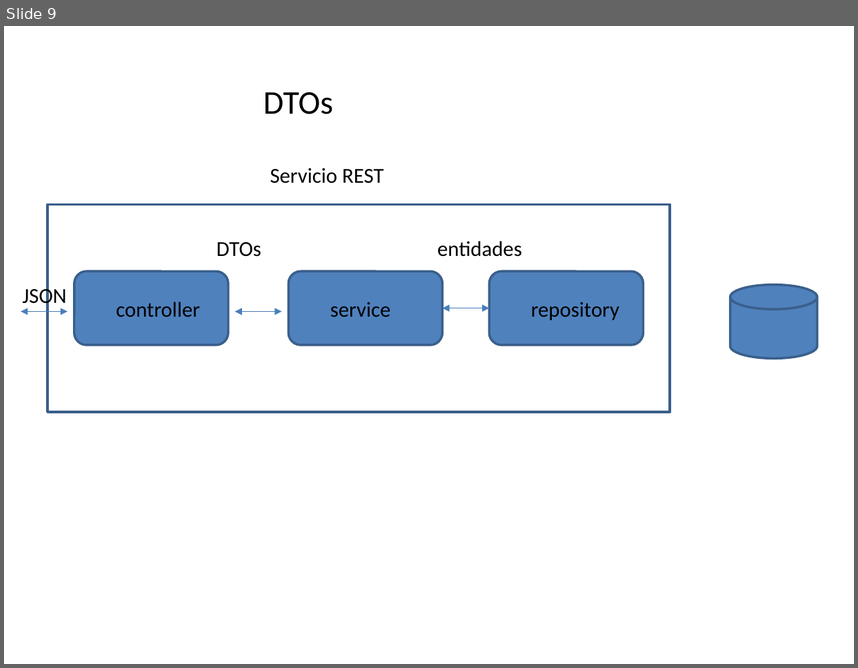
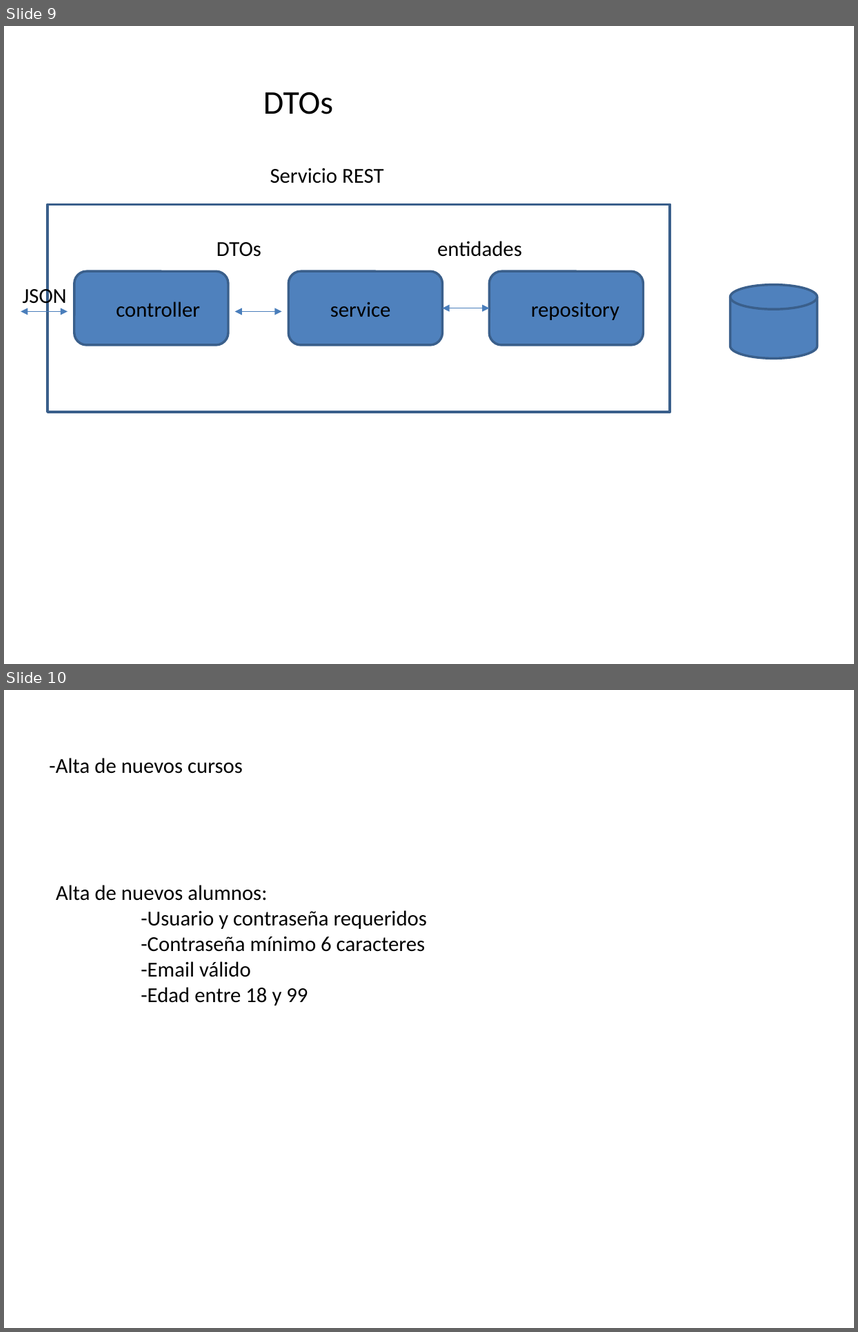
Before and after one commit to fran-eliot/nestjs2025, a slide deck: pizarra.pptx. Shown one above the other, each under a label of ours: slide 9 before the commit, slides 9 and 10 after it. The pictures are 858x668 and 858x1332 pixels, drawn with LibreOffice and Linux fonts; fonts in the diff are those of the drawing. Boxes give left, top, right and bottom in pixels: in the first picture for what was removed or moved away, otherwise in the second. Text is boxed around its words. In the diff, an @@ line names an element or a change of style, - is before the commit and + after.

```diff
--- a/pizarra.pptx
+++ b/pizarra.pptx
@@ slide 10 added at (4, 690, 854, 1328), background #FFFFFF @@
@@ text added at (49, 758, 243, 773), 18 pt, text #000000 @@
+-Alta de nuevos cursos
@@ text added at (56, 885, 427, 1005), 18 pt, text #000000 @@
+Alta de nuevos alumnos:
+-Usuario y contraseña requeridos
+-Contraseña mínimo 6 caracteres
+-Email válido
+-Edad entre 18 y 99
```
Also in this commit, not shown: 2 other slides added, 28 other files.
